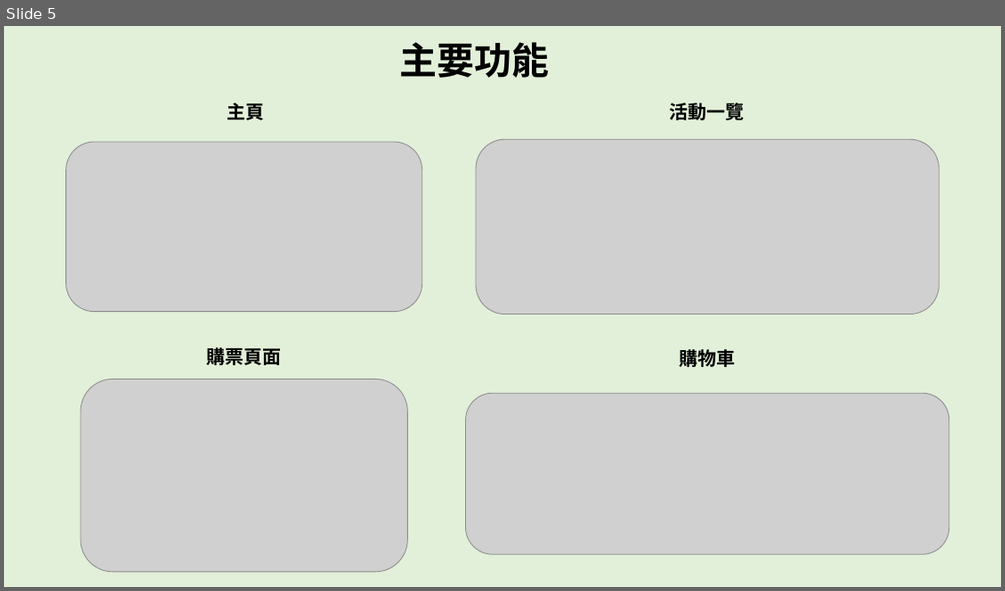
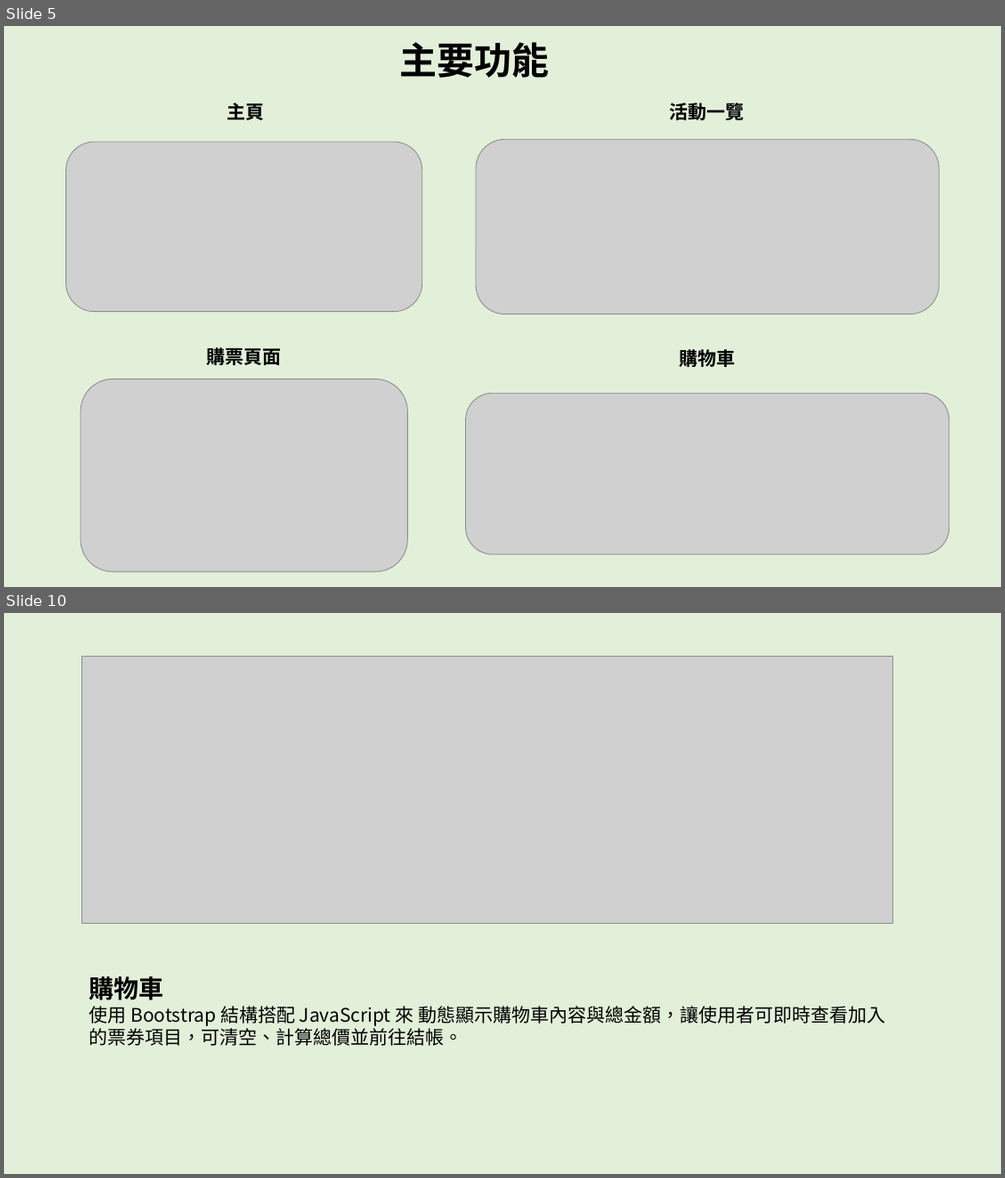
Before and after one commit to ZHAO-ZHIJIA/tixmart, a slide deck: MyProjects/PPT/售票.pptx. Shown one above the other, each under a label of ours: slide 5 before the commit, slides 5 and 10 after it; the slides between them are not shown. The pictures are 1005x591 and 1005x1178 pixels, drawn with LibreOffice and Linux fonts; fonts in the diff are those of the drawing; grey boxes stand for pictures. Boxes give left, top, right and bottom in pixels: in the first picture for what was removed or moved away, otherwise in the second. Text is boxed around its words. In the diff, an @@ line names an element or a change of style, - is before the commit and + after.

```diff
--- a/MyProjects/PPT/售票.pptx
+++ b/MyProjects/PPT/售票.pptx
@@ slide 10 added at (x1=4, y1=613, x2=1001, y2=1174), background #E2F0D9 @@
@@ picture added at (x1=81, y1=656, x2=893, y2=923) @@
@@ text added at (x1=89, y1=976, x2=885, y2=1046), 18 pt, text #000000 @@
+購物車
+使用 Bootstrap 結構搭配 JavaScript 來 動態顯示購物車內容與總金額，讓使用者可即時查看加入的票券項目，可清空、計算總價並前往結帳。
```
Also in this commit, not shown: 1 slide changed, 4 other slides added.
